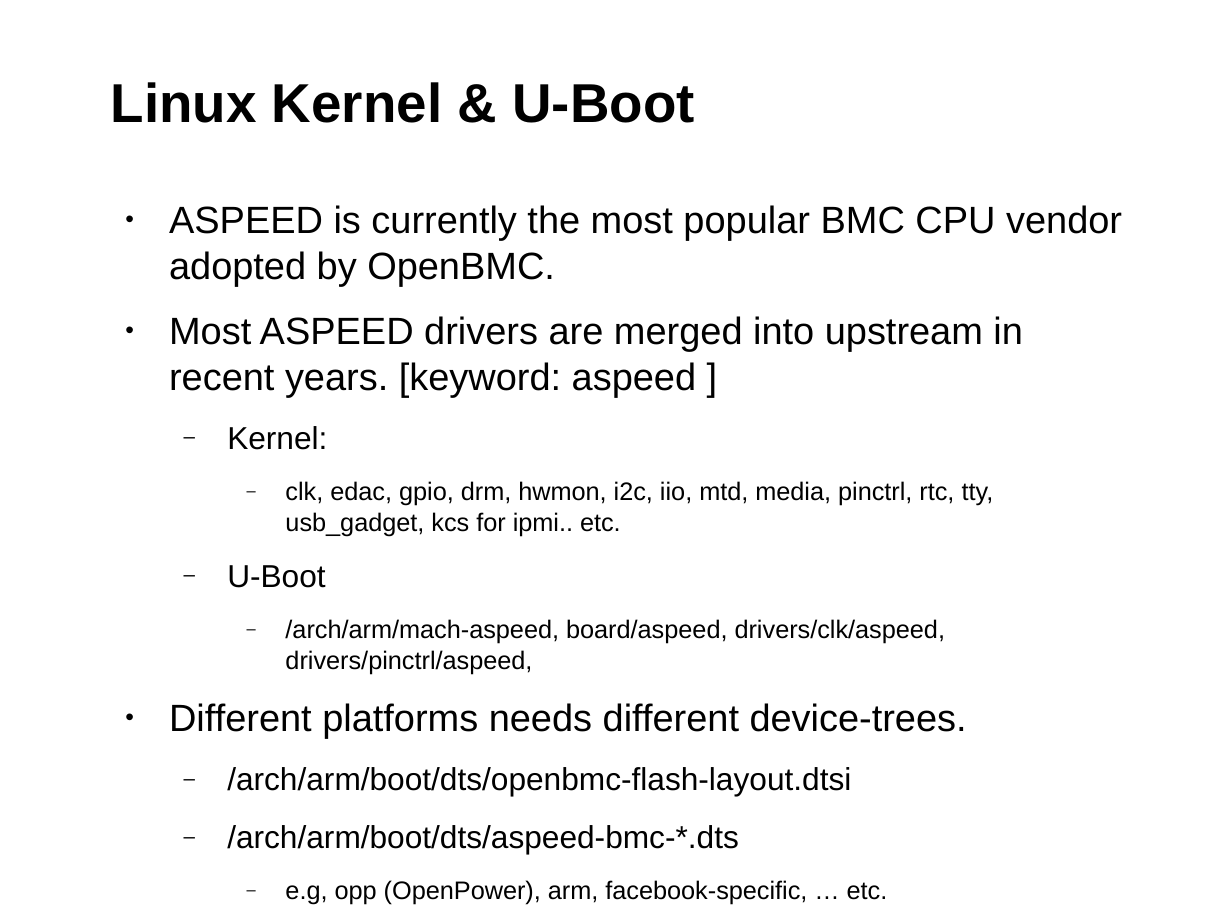
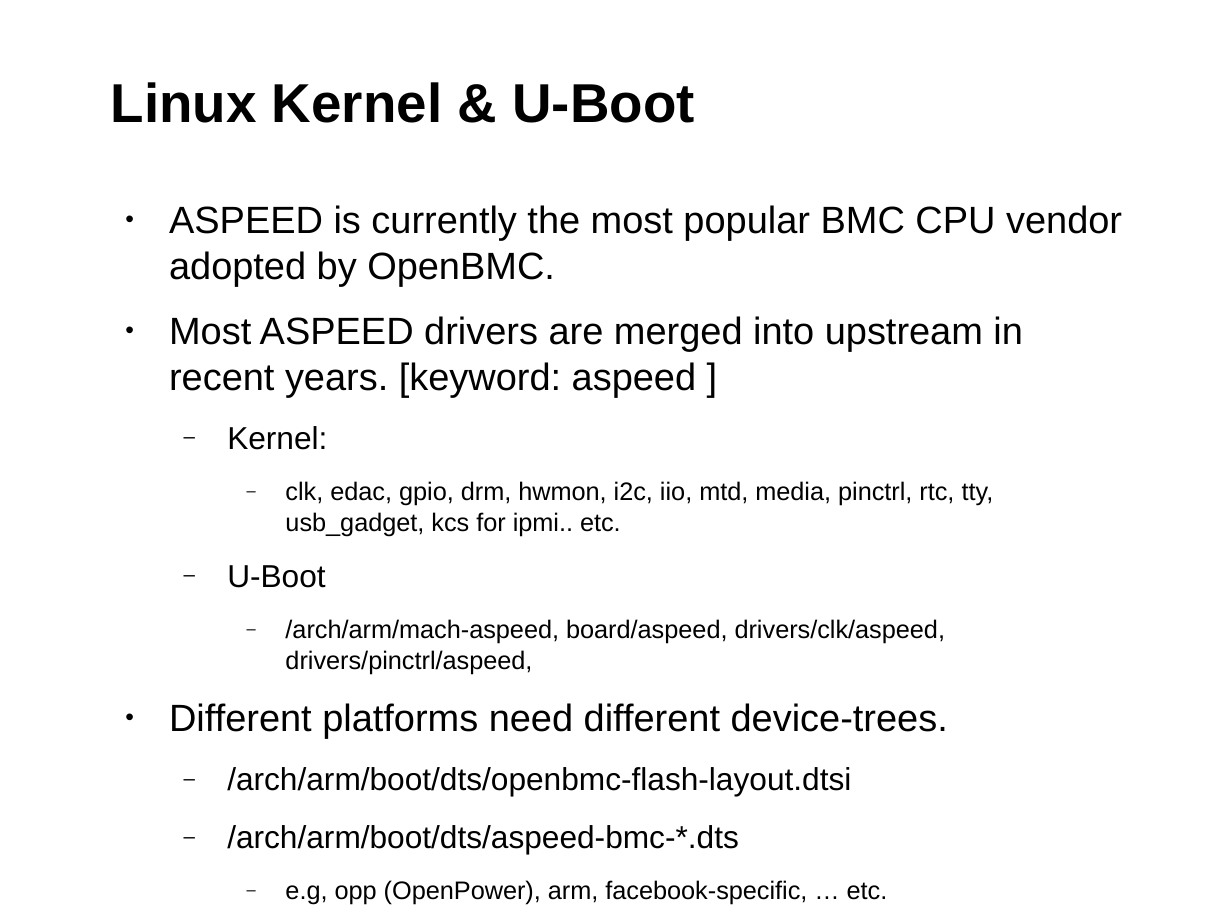
Before and after one commit to chesterlintw/conf-docs, a slide deck: slide 30 of suse-lab-conf/2019/proceeding/openbmc.odp. Drawn at 1232x924 pixels with LibreOffice and Linux fonts; fonts in the diff are those of the drawing; background and template pictures are left out. Boxes give left, top, right and bottom in pixels: in the first picture for what was removed or moved away, otherwise in the second. Text is boxed around its words. In the diff, an @@ line names an element or a change of style, - is before the commit and + after.

Commit message:
Update slides

```diff
--- a/suse-lab-conf/2019/proceeding/openbmc.odp
+++ b/suse-lab-conf/2019/proceeding/openbmc.odp
@@ text at box(169, 703, 948, 739): text changed @@
-• Different platforms needs different device-trees.
+• Different platforms need different device-trees.
```
Also in this commit, not shown: 4 other slides changed, 3 slides removed.
